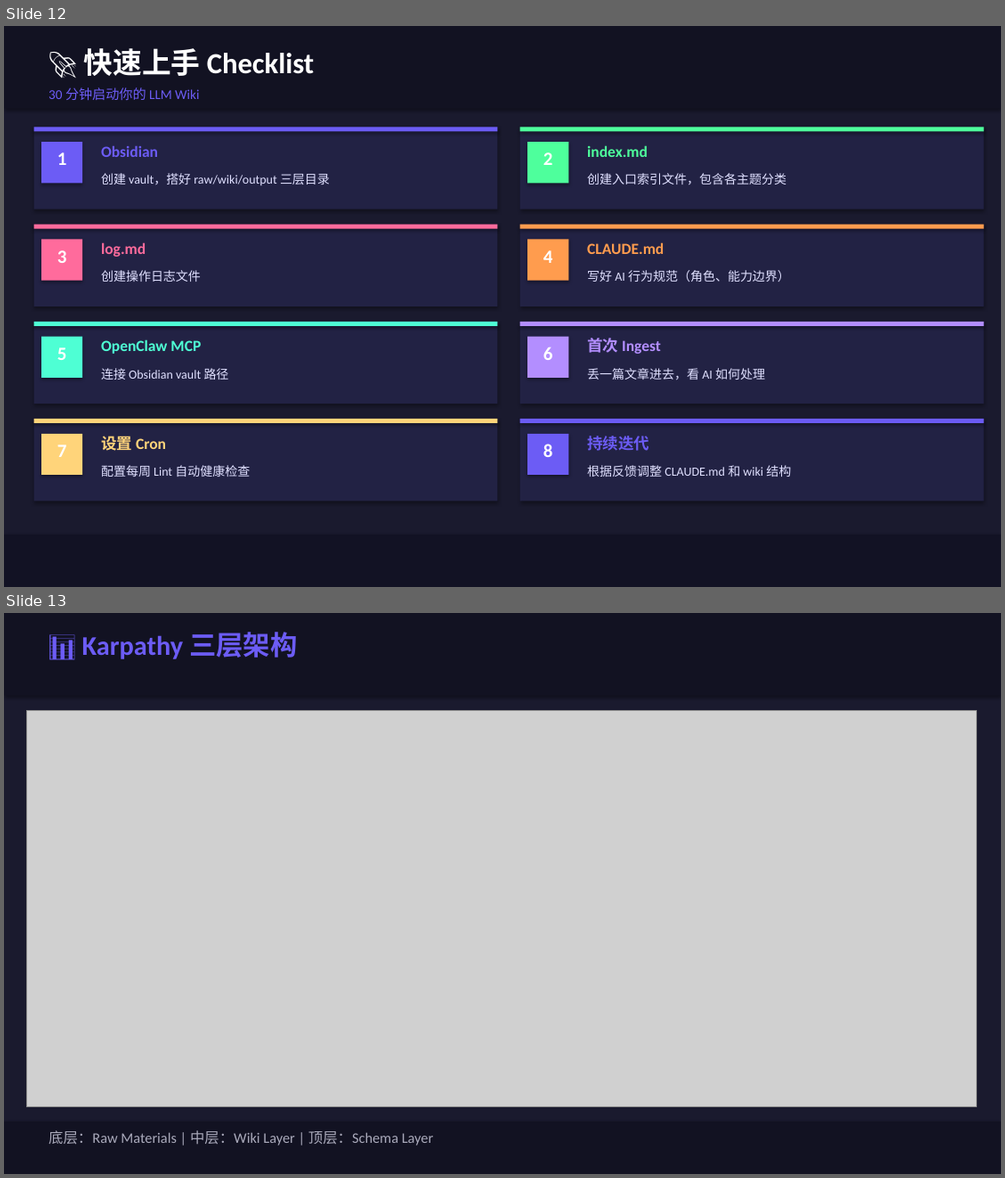
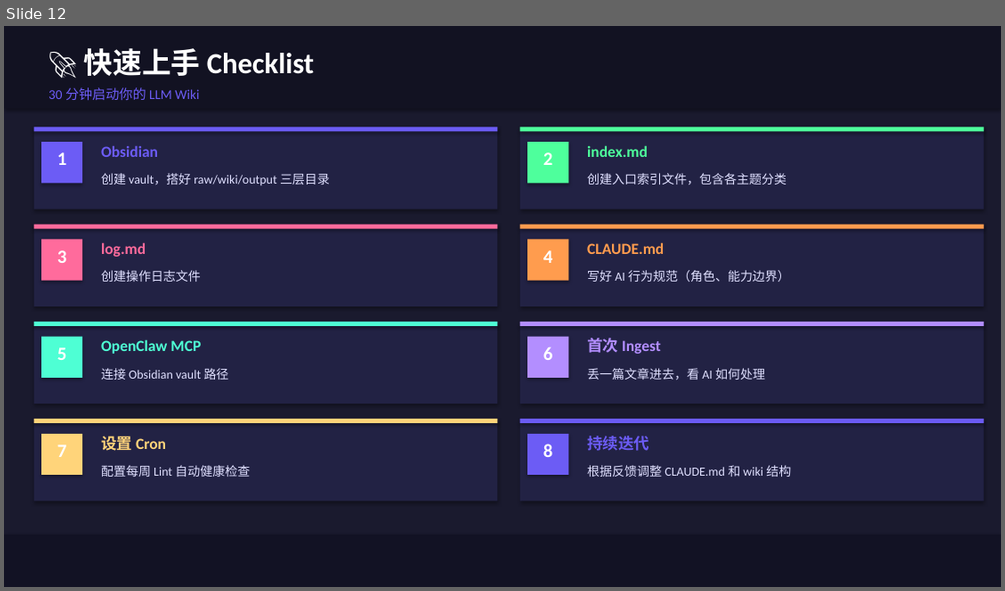
Before and after one commit to JohnsonYangJS/obsidian-llm-wiki, a slide deck: output/LLM_Wiki_OpenClaw_Obsidian_完整版.pptx. Shown one above the other, each under a label of ours: slides 12 and 13 before the commit, slide 12 after it. The pictures are 1005x1178 and 1005x591 pixels, drawn with LibreOffice and Linux fonts; fonts in the diff are those of the drawing; grey boxes stand for pictures. Boxes give left, top, right and bottom in pixels: in the first picture for what was removed or moved away, otherwise in the second. Text is boxed around its words. In the diff, an @@ line names an element or a change of style, - is before the commit and + after.

```diff
--- a/output/LLM_Wiki_OpenClaw_Obsidian_完整版.pptx
+++ b/output/LLM_Wiki_OpenClaw_Obsidian_完整版.pptx
@@ slide 13 removed at (4,613,1001,1174), background #1A1A2E @@
@@ rectangle removed at (4,613,1001,695) @@
@@ text removed at (82,632,297,659) @@
-📊 Karpathy 三层架构
@@ picture removed at (26,710,976,1107) @@
@@ rectangle removed at (4,1121,1001,1174) @@
@@ text removed at (48,1130,433,1145) @@
-底层：Raw Materials | 中层：Wiki Layer | 顶层：Schema Layer
```
Also in this commit, not shown: 3 slides changed, 1 slide added.
